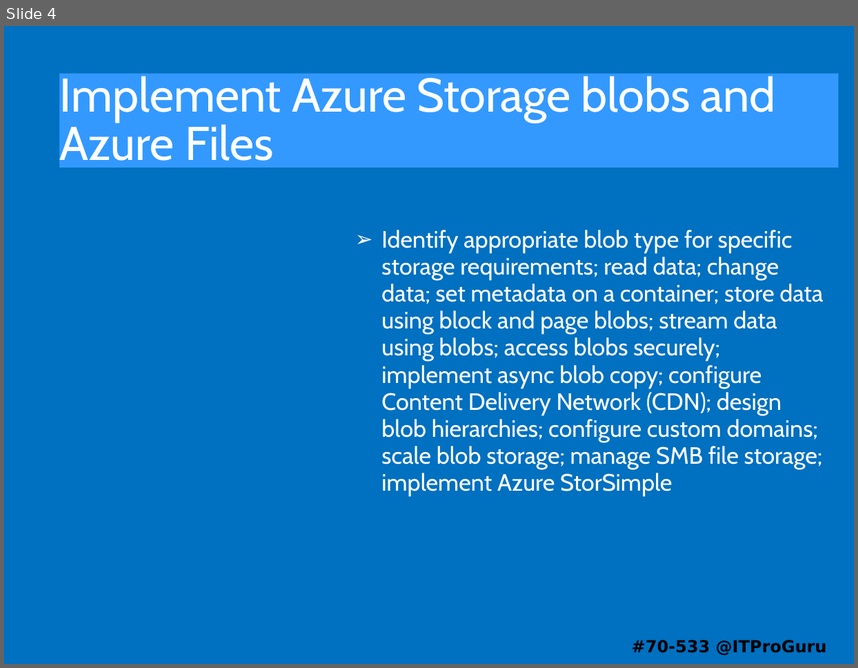
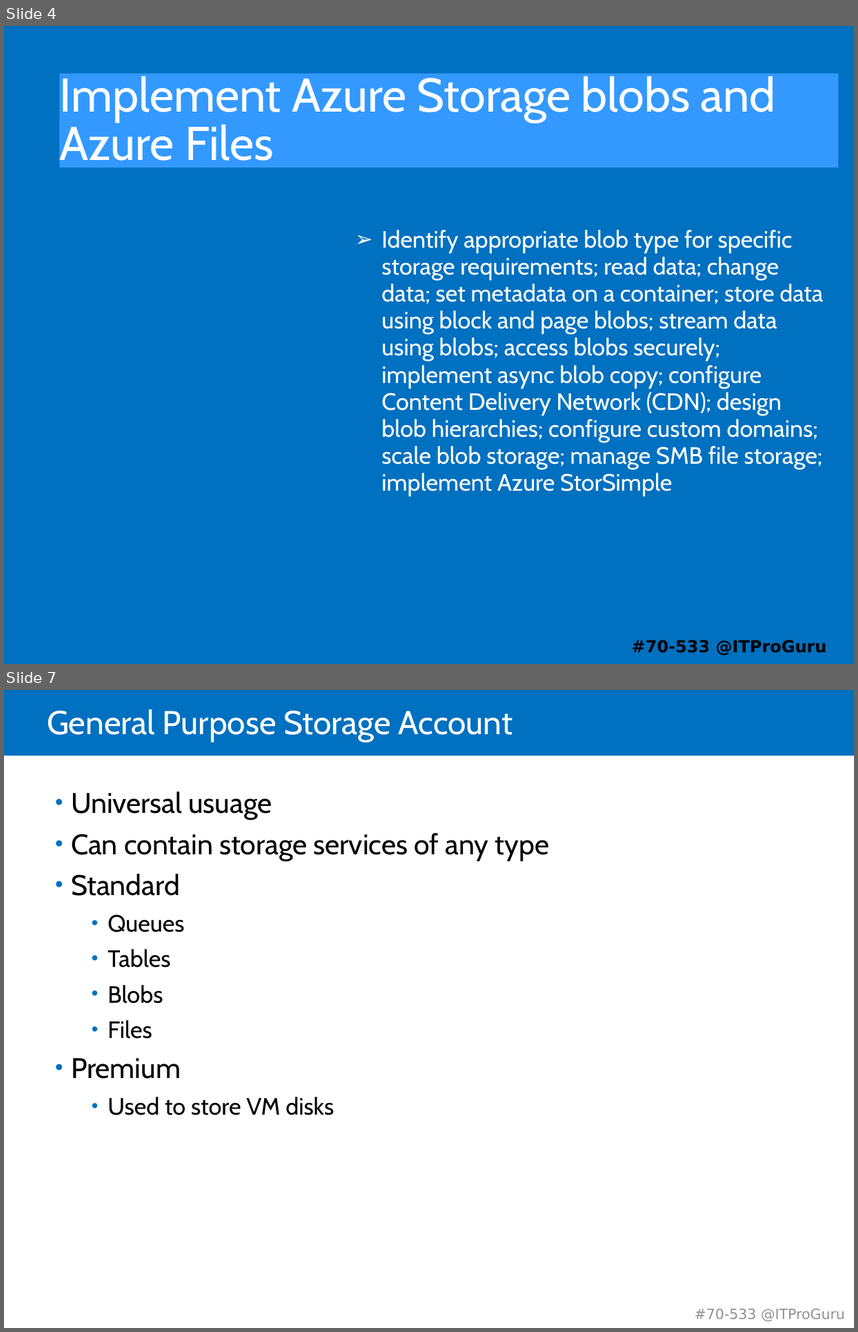
Before and after one commit to guruskill/70-533, a slide deck: 70-533-03-Storage.pptx. Shown one above the other, each under a label of ours: slide 4 before the commit, slides 4 and 7 after it; the slides between them are not shown. The pictures are 858x668 and 858x1332 pixels, drawn with LibreOffice and Linux fonts; fonts in the diff are those of the drawing. Boxes give left, top, right and bottom in pixels: in the first picture for what was removed or moved away, otherwise in the second. Text is boxed around its words. In the diff, an @@ line names an element or a change of style, - is before the commit and + after.

Commit message:
Add Storage first draft

```diff
--- a/70-533-03-Storage.pptx
+++ b/70-533-03-Storage.pptx
@@ slide 7 added at (4,690,854,1328), background #FFFFFF @@
@@ rectangle added at (4,690,854,756), fill #0070C0 @@
@@ title added at (47,709,513,742), 28 pt, text #FFFFFF @@
+General Purpose Storage Account
@@ text added at (71,791,549,1115), 24 pt, text #000000 @@
+  • Universal usuage
+  • Can contain storage services of any type
+  • Standard
+    • Queues
+    • Tables
+    • Blobs
+    • Files
+  • Premium
+    • Used to store VM disks
@@ text added at (695,1308,845,1321), 12 pt, text #909090 @@
+#70-533 @ITProGuru
```
Also in this commit, not shown: 1 slide changed, 52 other slides added, 4 slides removed.
